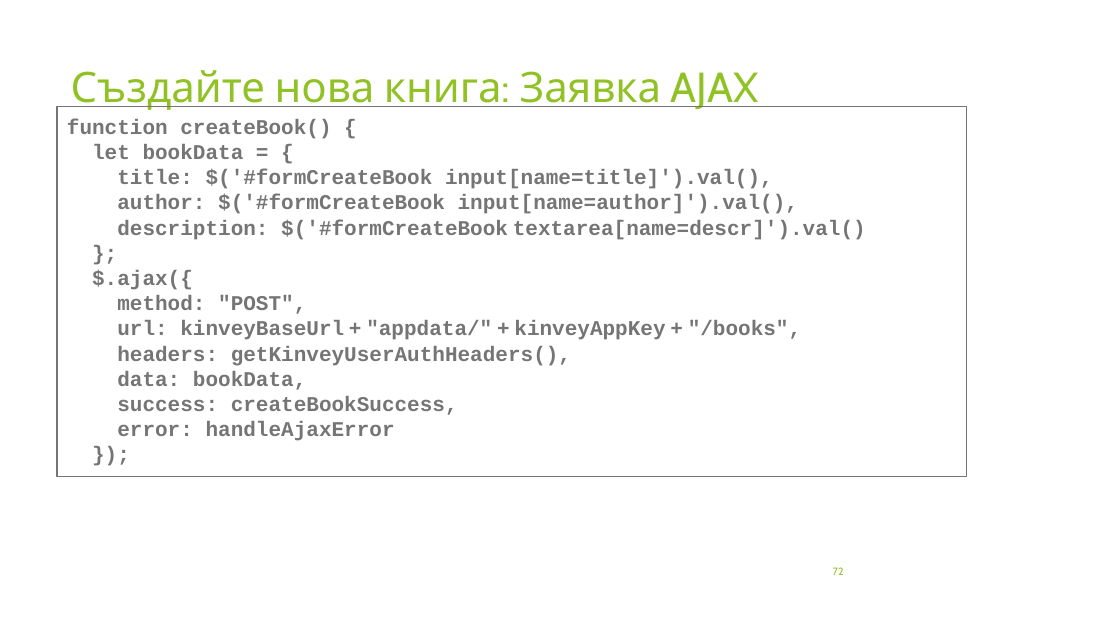
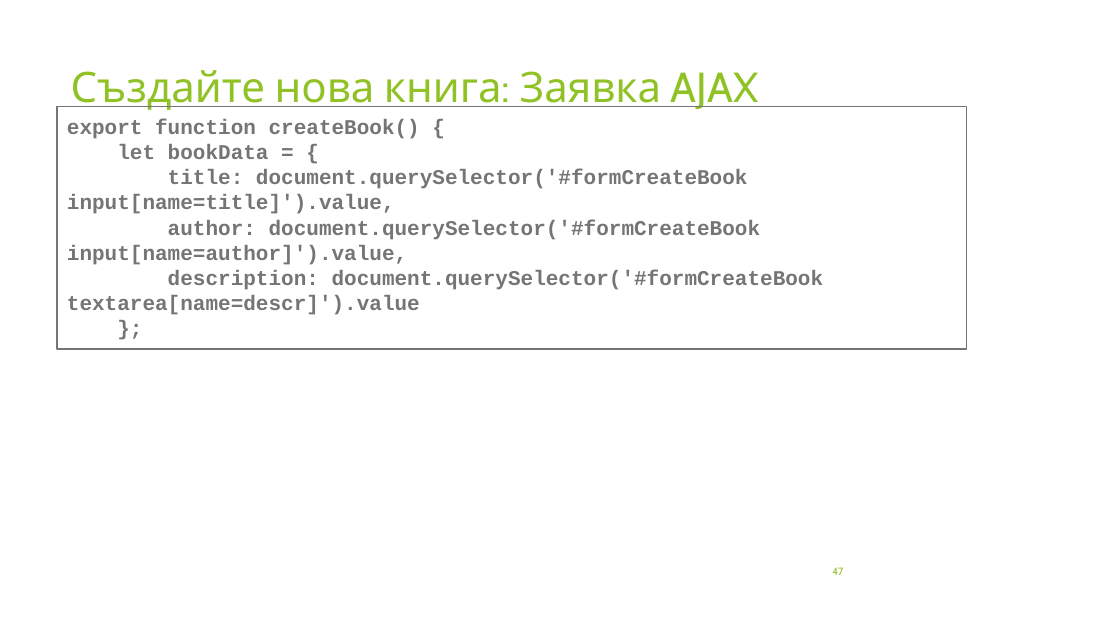
Before and after one commit to profjordanov/hybrid-app-development, a slide deck: slide 47 of 03. Async JS/tasks.pptx (slide 72 before the commit). Drawn at 1120x630 pixels with LibreOffice and Linux fonts; fonts in the diff are those of the drawing. Boxes give left, top, right and bottom in pixels: in the first picture for what was removed or moved away, otherwise in the second. Text is boxed around its words. In the diff, an @@ line names an element or a change of style, - is before the commit and + after.

```diff
--- a/03. Async JS/tasks.pptx
+++ b/03. Async JS/tasks.pptx
@@ rectangle "export function createBook() {": place and size @@
-rectangle "export function createBook() {" at [57,107,966,476]
+rectangle "export function createBook() {" at [57,107,966,350]
@@ text in rectangle at [67,119,420,139]: text changed @@
-function createBook() {
+export function createBook() {
@@ text in rectangle at [67,169,824,315]: text changed @@
-title: $('#formCreateBook input[name=title]').val(),
-author: $('#formCreateBook input[name=author]').val(),
-description: $('#formCreateBook textarea[name=descr]').val()
+title: document.querySelector('#formCreateBook input[name=title]').value,
+author: document.querySelector('#formCreateBook input[name=author]').value,
+description: document.querySelector('#formCreateBook textarea[name=descr]').value
@@ text in rectangle at [92,270,801,441]: paragraphs removed @@
-$.ajax({
-method: "POST",
-url: kinveyBaseUrl + "appdata/" + kinveyAppKey + "/books",
-headers: getKinveyUserAuthHeaders(),
-data: bookData,
-success: createBookSuccess,
-error: handleAjaxError
-});
@@ page number at [832,567,843,575]: text changed @@
-72
+47
```
Also in this commit, not shown: 10 other slides changed, 7 slides added, 20 slides removed, 10 other files.
